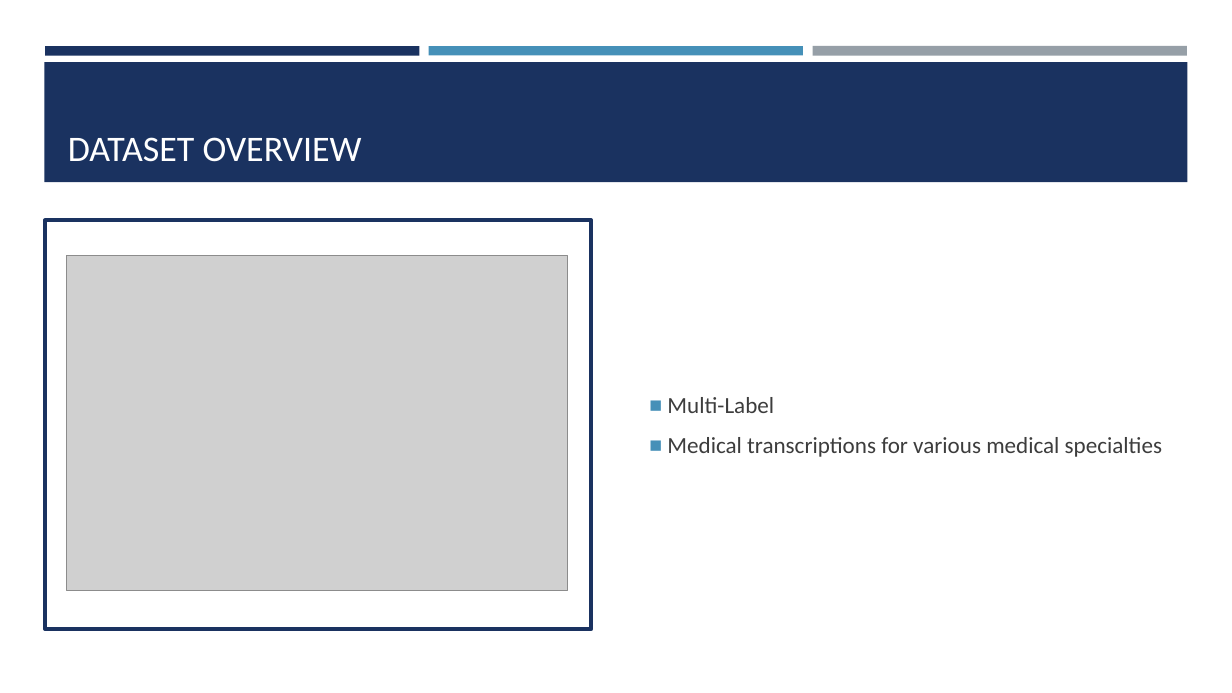
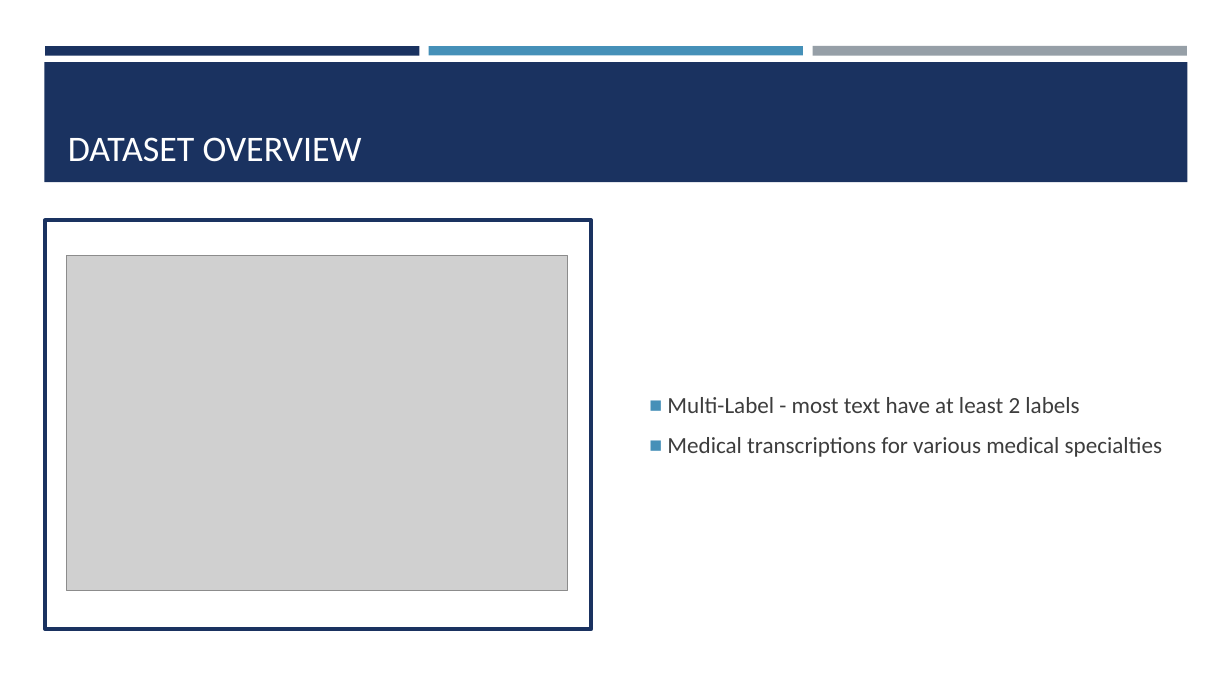
Before and after one commit to josefweibel/nlp-medical-project, a slide deck: slide 4 of presentations/Final Presentation.pptx. Drawn at 1232x693 pixels with LibreOffice and Linux fonts; fonts in the diff are those of the drawing; grey boxes stand for pictures. Boxes give left, top, right and bottom in pixels: in the first picture for what was removed or moved away, otherwise in the second. Text is boxed around its words. In the diff, an @@ line names an element or a change of style, - is before the commit and + after.

```diff
--- a/presentations/Final Presentation.pptx
+++ b/presentations/Final Presentation.pptx
@@ text at box(667, 397, 1079, 413): text changed @@
-■ Multi-Label
+■ Multi-Label - most text have at least 2 labels
```
Also in this commit, not shown: 4 other slides changed, 1 slide added, 1 slide removed, 1 other file.
